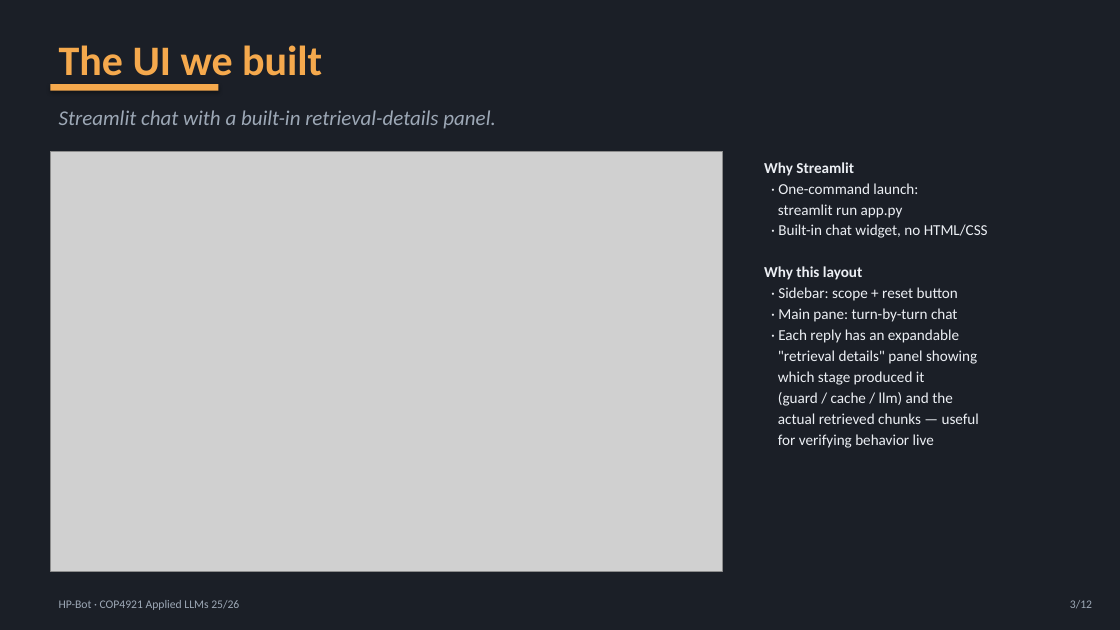
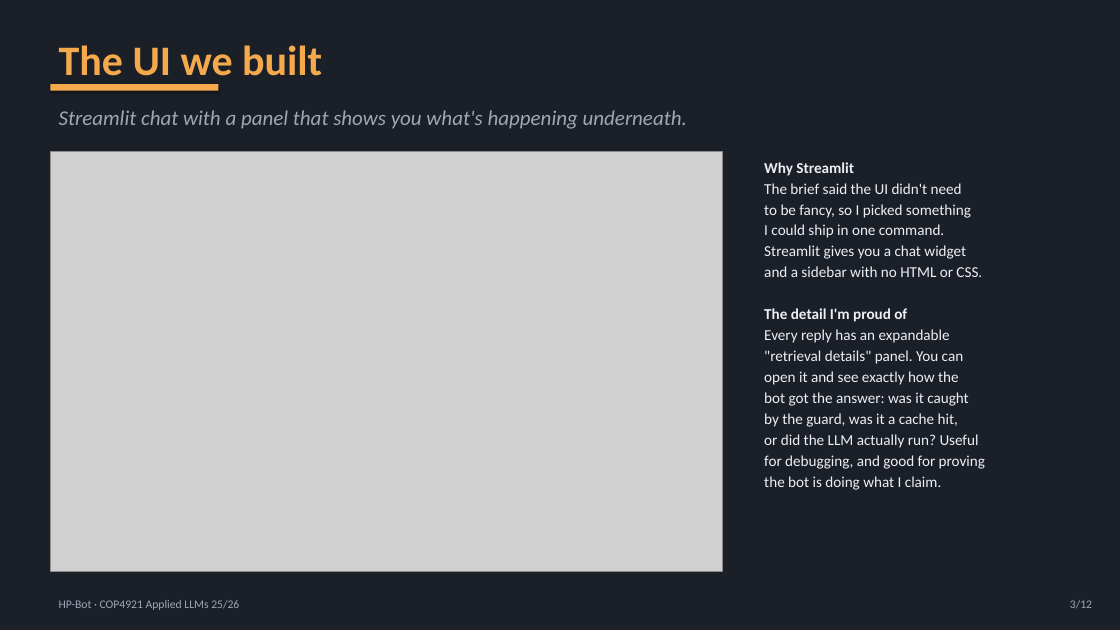
Before and after one commit to hoop-ai/applied-llm-hp-bot, a slide deck: slide 3 of HP-Bot-presentation.pptx. Drawn at 1120x630 pixels with LibreOffice and Linux fonts; fonts in the diff are those of the drawing; grey boxes stand for pictures. Boxes give left, top, right and bottom in pixels: in the first picture for what was removed or moved away, otherwise in the second. Text is boxed around its words. In the diff, an @@ line names an element or a change of style, - is before the commit and + after.

```diff
--- a/HP-Bot-presentation.pptx
+++ b/HP-Bot-presentation.pptx
@@ text at (59, 110, 687, 129): text changed @@
-Streamlit chat with a built-in retrieval-details panel.
+Streamlit chat with a panel that shows you what's happening underneath.
@@ text at (764, 183, 985, 490): text changed @@
-· One-command launch:
-streamlit run app.py
-· Built-in chat widget, no HTML/CSS
-Why this layout
-· Sidebar: scope + reset button
-· Main pane: turn-by-turn chat
-· Each reply has an expandable
-"retrieval details" panel showing
-which stage produced it
-(guard / cache / llm) and the
-actual retrieved chunks — useful
-for verifying behavior live
+The brief said the UI didn't need
+to be fancy, so I picked something
+I could ship in one command.
+Streamlit gives you a chat widget
+and a sidebar with no HTML or CSS.
+The detail I'm proud of
+Every reply has an expandable
+"retrieval details" panel. You can
+open it and see exactly how the
+bot got the answer: was it caught
+by the guard, was it a cache hit,
+or did the LLM actually run? Useful
+for debugging, and good for proving
+the bot is doing what I claim.
```
Also in this commit, not shown: 10 other slides changed, 1 other file.
